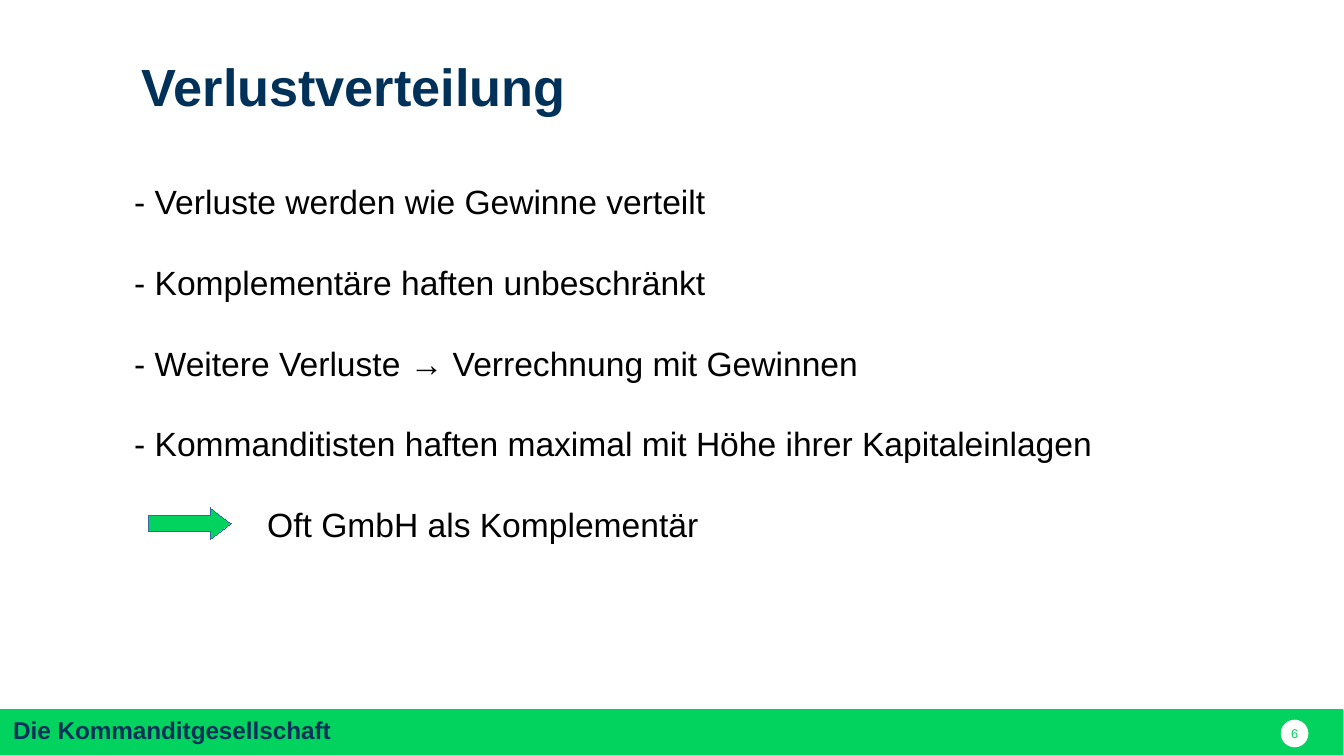
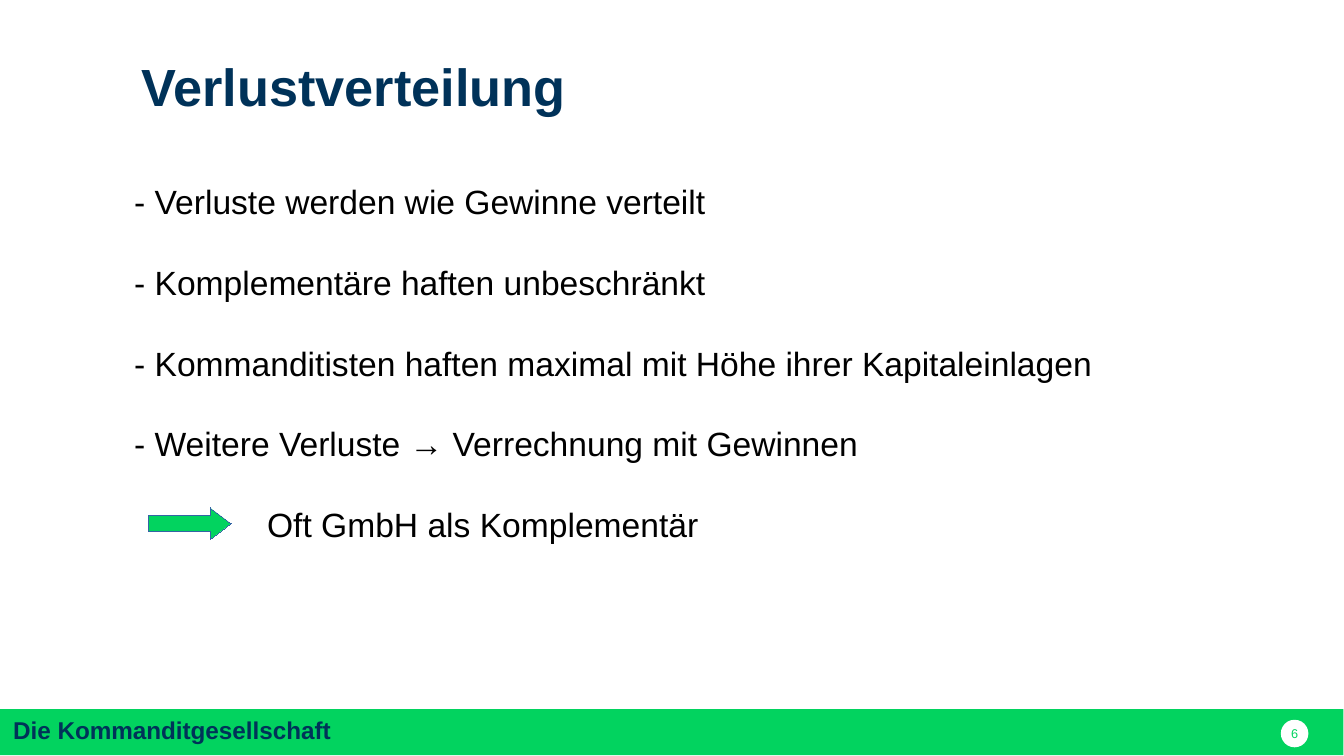
Before and after one commit to nodeg/exercises, a slide deck: slide 6 of Referat_BWP_KG_dom.pptx. Drawn at 1344x756 pixels with LibreOffice and Linux fonts; fonts in the diff are those of the drawing. Boxes give left, top, right and bottom in pixels: in the first picture for what was removed or moved away, otherwise in the second. Text is boxed around its words. In the diff, an @@ line names an element or a change of style, - is before the commit and + after.

Commit message:
Verlustverteilung: Added point

```diff
--- a/Referat_BWP_KG_dom.pptx
+++ b/Referat_BWP_KG_dom.pptx
@@ text at [155, 351, 1092, 382]: paragraph added @@
+- Kommanditisten haften maximal mit Höhe ihrer Kapitaleinlagen
@@ text at [155, 431, 1092, 462]: paragraph removed @@
-- Kommanditisten haften maximal mit Höhe ihrer Kapitaleinlagen
```
